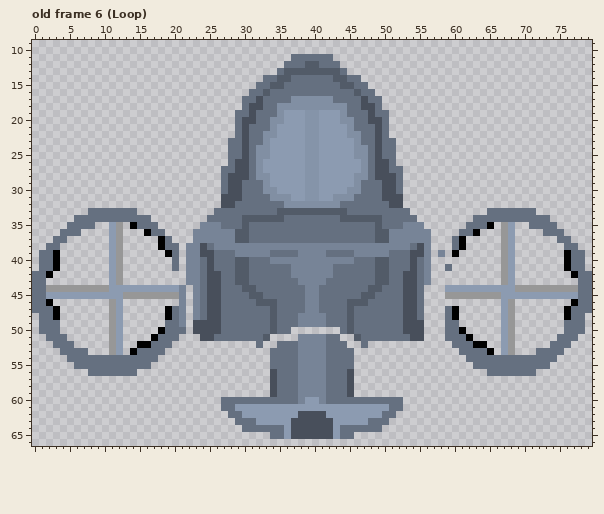
Edited in one commit: pixel-art file (Art/enemies/electric_dropship/ELectricdriopship.aseprite). Above: the version before the commit.
80x80 pixels, 9 frames. Colours within 5 levels of each other are drawn and written as one. Shown: old frame 6 (Loop): x 0..79, y 9..66. The commit also changed other frames, which this record leaves out.
Once edited:
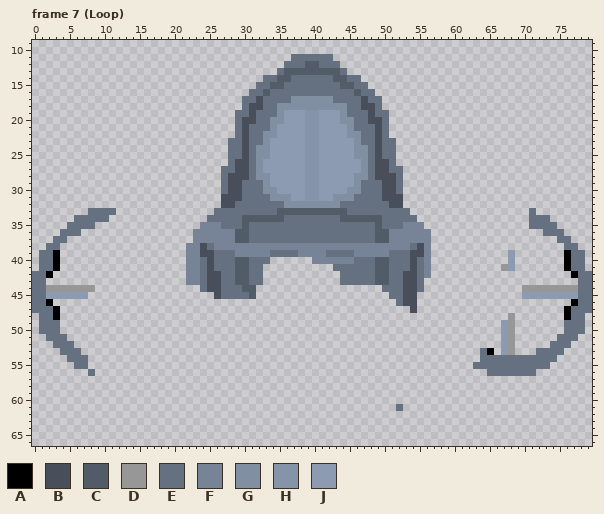
Palette (. is transparent): A #000000  B #484f5b  C #525b68  D #979797  E #657080  F #778497  G #818fa3  H #8594a9  J #8c9bb1
A new or re-ordered frame is compared with the old frame closest to it.
From old to new:
frames re-ordered
Frame 7 (Loop) against old frame 6 (Loop):
Colour A is removed in row 35 at x 14 and 65; in row 36 at x 16 and 63; in rows 37 to 38 at x 18 and 61; in row 39 at x 19 and 60; in rows 47 to 48 at x 19 and 60; in row 50 at x 18 and 61.
Colour A is removed in row 51 at x 17 and 62; in row 52 at x 15 to 16 and 63 to 64; in row 53 at x 14.
Colour B is removed in row 45 at x 25; in row 46 at x 25 to 26; in row 47 at x 25 to 26 and 53; in row 48 at x 25 to 26 and 53 to 54; in rows 49 to 50 at x 23 to 26 and 53 to 55; in row 51 at x 24 to 25 and 54 to 55.
Colour B is removed in rows 56 to 59 at x 34 and 45; in row 62 at x 38 to 41; in rows 63 to 65 at x 37 to 42.
Colour C is removed in row 44 at x 48 to 49; in row 45 at x 32 and 47 to 48; in row 46 at x 32 to 34 and 45 to 47; in rows 47 to 50 at x 34 and 45; in row 51 at x 33 and 46.
Colour D is removed in rows 35 to 40 at x 12 and 67; in row 41 at x 12; in rows 42 to 43 at x 12 and 67; in row 44 at x 9 to 10 and 69; in row 45 at x 13 to 20 and 59 to 66; in rows 46 to 47 at x 11 and 68.
Colour D is removed in rows 48 to 53 at x 11.
Colour E is removed in row 33 at x 12 to 14 and 65 to 70; in row 34 at x 11 to 16 and 63 to 70; in row 35 at x 15 to 17 and 62 to 64; in row 36 at x 17 to 18 and 61 to 62; in row 37 at x 19 and 60; in row 38 at x 19 to 20 and 60.
Colour E is removed in rows 39 to 40 at x 20; in row 41 at x 20, 33 to 36 and 59; in row 42 at x 33 to 36 and 43; in row 43 at x 33 to 37 and 42 to 43; in row 44 at x 32 to 38 and 41 to 47; in row 45 at x 24, 33 to 38, 41 to 46, 49 to 50 and 55.
Colour E is removed in row 46 at x 24, 27 to 31, 35 to 38, 41 to 44, 48 to 51 and 55; in row 47 at x 20, 24, 27 to 33, 35 to 38, 41 to 44, 46 to 52, 55 and 59; in row 48 at x 20, 24, 27 to 33, 35 to 37, 42 to 44, 46 to 52, 55 and 59; in row 49 at x 19 to 20, 27 to 33, 35 to 37, 42 to 44, 46 to 52 and 59 to 60; in row 50 at x 19 to 21, 27 to 33, 35 to 36, 44, 46 to 52 and 59 to 60; in row 51 at x 18 to 20, 26 to 32, 42 to 43, 47 to 53 and 59 to 61.
Colour E is removed in row 52 at x 17 to 19, 32, 35 to 37, 42 to 44, 47 and 60 to 62; in row 53 at x 7, 15 to 18, 34 to 37, 42 to 45 and 61 to 63; in row 54 at x 8 to 17, 34 to 37, 42 to 45 and 62 to 63; in row 55 at x 8 to 16, 34 to 37 and 42 to 45; in row 56 at x 9 to 14, 35 to 37 and 42 to 44; in rows 57 to 59 at x 35 to 37 and 42 to 44.
Colour E is removed in row 60 at x 27 to 37 and 42 to 52; in row 61 at x 27 to 28 and 51; in row 62 at x 28 to 29 and 50 to 51; in row 63 at x 29 to 31 and 48 to 50; in row 64 at x 30 to 35 and 44 to 49; in row 65 at x 34 to 35 and 44 to 45.
Colour F is removed in row 39 at x 58; in row 40 at x 34 to 39; in rows 41 to 42 at x 37 to 42; in row 43 at x 38 to 41 and 56; in rows 44 to 47 at x 21, 23 and 39 to 40; in row 48 at x 21, 23 and 38 to 41.
Colour F is removed in row 49 at x 21 and 38 to 41; in rows 51 to 59 at x 38 to 41; in row 60 at x 38 and 41.
Colour J is removed in rows 35 to 38 at x 11 and 68; in rows 39 to 41 at x 11; in rows 42 to 43 at x 11 and 68; in row 44 at x 11 to 20 and 59 to 68; in row 45 at x 8 to 12 and 67 to 69; in rows 46 to 48 at x 12 and 67.
Colour J is removed in rows 49 to 53 at x 12; in row 60 at x 39 to 40; in row 61 at x 29 to 50; in row 62 at x 30 to 37 and 42 to 49; in row 63 at x 32 to 36 and 43 to 47; in rows 64 to 65 at x 36 and 43.
Pixel boxes of the changes (left, top, right, bottom) in both pictures:
erased: (81, 208, 529, 439)
